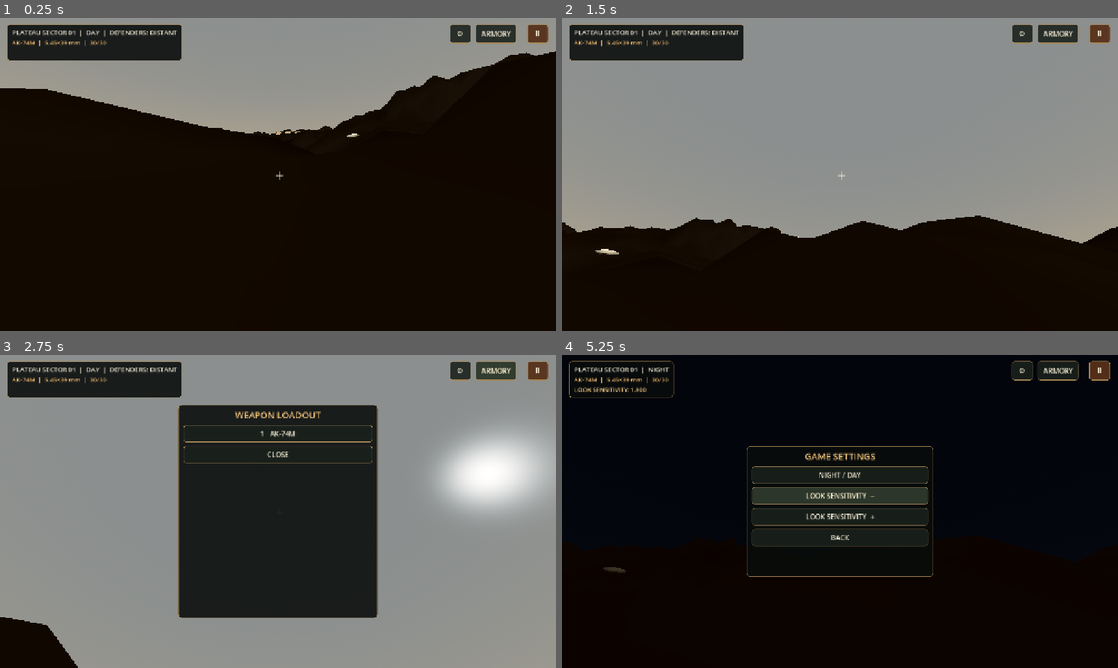
Above: before the commit, frames 1-4 (two rows, left to right).
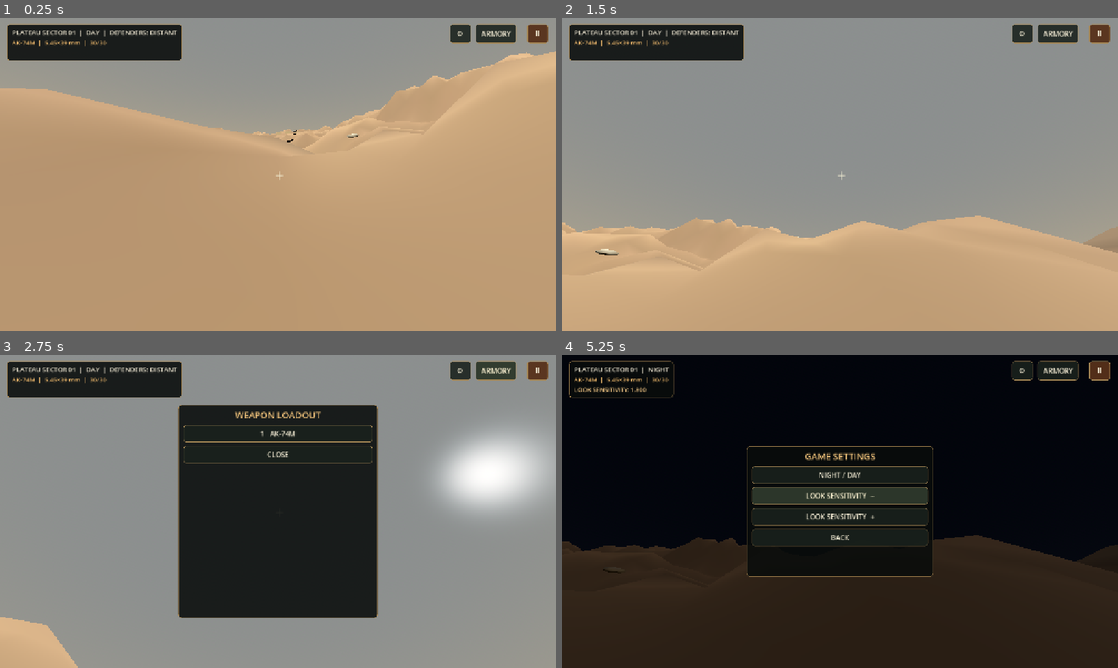
Above: after the commit, the same moments.

Repository: CybersecurityRahbar/Tactical-Strike-Android
Game: Godot game, scene res://scenes/main.tscn
Same seed, same stepped clock (60 frames per second), same inputs: the game is played once before the commit and once after it.
Inputs:
- Up to frame 1 (0.25 s): no input
- Up to frame 2 (1.5 s): click "Ⅱ" at 0.5 s; click "RESUME MISSION" at 1.25 s
- Up to frame 3 (2.75 s): click "ARMORY" at 2 s
- Up to frame 4 (5.25 s): click "1 AK-74M" at 2.75 s; click "⚙" at 3.5 s; click "NIGHT / DAY" at 4.25 s; click "LOOK SENSITIVITY −" at 5 s

The runs differ from the first frame. In frame 1, 73% of the frame differs, in the area x 0-100%, y 10-100%; in frame 2, 33%; in frame 3, 1.7%; in frame 4, 35%.

Commit message:
Correct terrain normal direction measured by CI

Diff:
--- a/scripts/world/main_world.gd
+++ b/scripts/world/main_world.gd
@@ -226,7 +226,7 @@
 			tool.set_uv(Vector2(x0 * uv_scale, z1 * uv_scale))
 			tool.add_vertex(p01)
 	tool.index()
-	tool.generate_normals(true)
+	tool.generate_normals()
 	tool.generate_tangents()
 	var terrain_mesh := tool.commit()
 	var terrain := MeshInstance3D.new()
Not shown, changed: PROJECT_CONTEXT.md
